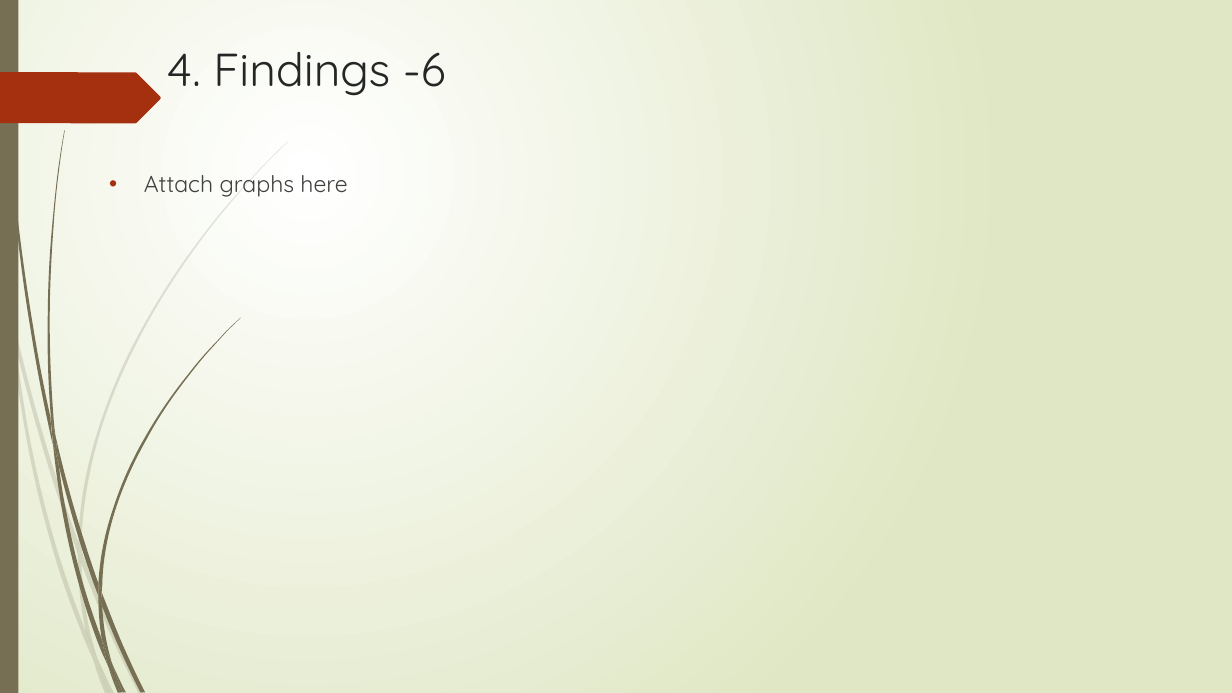
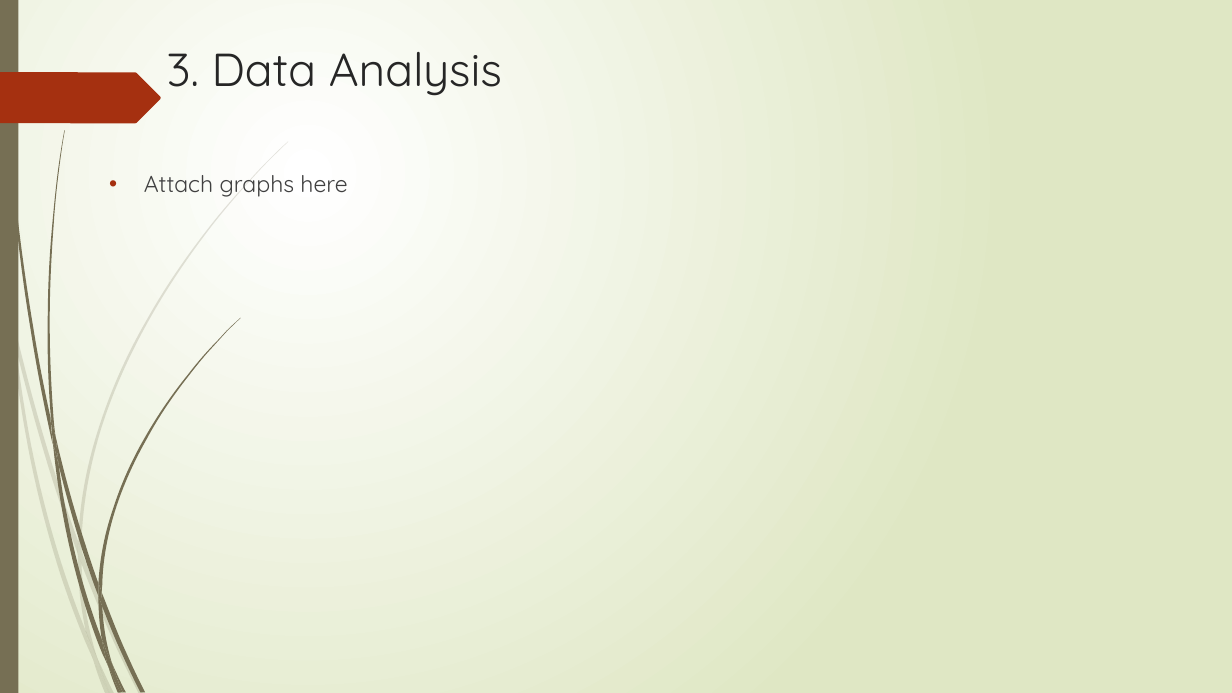
Before and after one commit to FeLowe/NW-Bootcamp-Projects, a slide deck: slide 9 of Presentation - Fernanda Mina.pptx (slide 10 before the commit). Drawn at 1232x693 pixels with LibreOffice and Linux fonts; fonts in the diff are those of the drawing. Boxes give left, top, right and bottom in pixels: in the first picture for what was removed or moved away, otherwise in the second. Text is boxed around its words. In the diff, an @@ line names an element or a change of style, - is before the commit and + after.

```diff
--- a/Presentation - Fernanda Mina.pptx
+++ b/Presentation - Fernanda Mina.pptx
@@ title at [167,52,502,96]: text changed @@
-4. Findings -6
+3. Data Analysis
```
Also in this commit, not shown: 4 other slides changed, 2 slides added, 3 slides removed, 6 other files.
